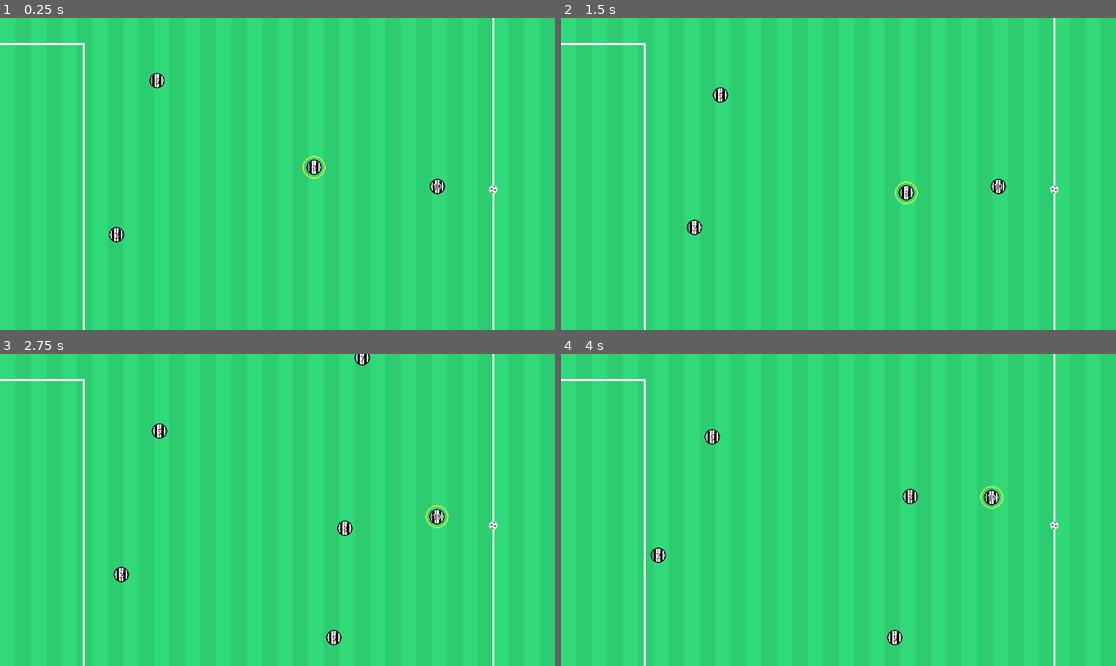
Above: before the commit, frames 1-4 (two rows, left to right).
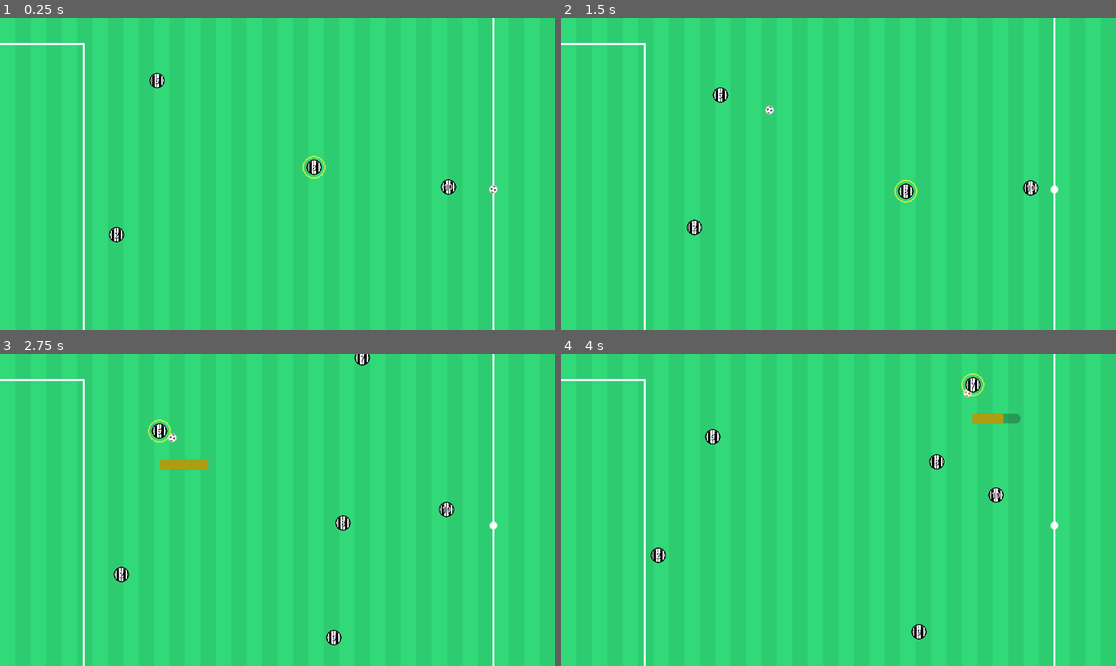
Above: after the commit, the same moments.

Repository: vikkio88/appalla
Game: Godot game, scene res://scenes/Match.tscn
Same seed, same stepped clock (60 frames per second), same inputs: the game is played once before the commit and once after it.
Inputs (mouse positions are in pixels of both pictures, inside the frame that each line leads up to):
- Up to frame 1 (0.25 s): no input
- Up to frame 2 (1.5 s): move the mouse to (677, 233) at 0.52 s; press the mouse at (677, 233) at 0.53 s; tap S (S) at 0.8, 1.35 s; move the mouse to (721, 96) at 1.27 s; release the mouse at (721, 96) at 1.28 s
- Up to frame 3 (2.75 s): click (160, 432) at 1.55 s; move the mouse to (344, 528) at 2.02 s; press the mouse at (344, 528) at 2.03 s; tap S (S) at 2.3 s
- Up to frame 4 (4 s): move the mouse to (921, 357) at 2.77 s; release the mouse at (921, 357) at 2.78 s; tap S (S) at 2.85, 3.8 s; click (921, 357) at 3.05 s; move the mouse to (894, 637) at 3.52 s; press the mouse at (894, 637) at 3.53 s

The runs differ from the first frame. In frame 1, 0.2% of the frame differs, in the area x 77-83%, y 51-57%; in frame 2, 0.5%; in frame 3, 0.8%; in frame 4, 1.2%, in the area x 25-90%, y 6-94%.

Commit message:
changing chasing logic

Diff:
--- /dev/null
+++ b/libs/Vars.gd
@@ -0,0 +1,4 @@
+extends Node
+class_name Vars
+
+const CENTER: Vector2 = Vector2(607, 355)
--- a/models/actors/ball.gd
+++ b/models/actors/ball.gd
@@ -21,6 +21,7 @@
 func shoot(direction: Vector2, force: float, player: Player):
 	velocity = direction * force
 	last_touched_by = player
+	MatchState.ball_owner = null
 	#EventBus.ball_possession_change.emit(null)
 
 
--- a/models/actors/players/Player.tscn
+++ b/models/actors/players/Player.tscn
@@ -12,6 +12,9 @@
 
 [sub_resource type="CircleShape2D" id="CircleShape2D_eluw5"]
 radius = 56.0
+
+[sub_resource type="CircleShape2D" id="CircleShape2D_87843"]
+radius = 150.0
 
 [node name="Player" type="CharacterBody2D"]
 scale = Vector2(0.5, 0.5)
@@ -49,15 +52,22 @@
 [node name="tick" type="Timer" parent="."]
 autostart = true
 
-[node name="Detector" type="Area2D" parent="."]
+[node name="Nearby" type="Area2D" parent="."]
 
-[node name="CollisionShape2D" type="CollisionShape2D" parent="Detector"]
+[node name="CollisionShape2D" type="CollisionShape2D" parent="Nearby"]
 shape = SubResource("CircleShape2D_eluw5")
 debug_color = Color(0.9622175, 0.06508561, 0.4672268, 0.41960785)
+
+[node name="Zone" type="Area2D" parent="."]
+
+[node name="CollisionShape2D" type="CollisionShape2D" parent="Zone"]
+shape = SubResource("CircleShape2D_87843")
 
 [connection signal="body_entered" from="BallPossession" to="." method="_on_ball_possession_body_entered"]
 [connection signal="body_exited" from="BallPossession" to="." method="_on_ball_possession_body_exited"]
 [connection signal="input_event" from="BallPossession" to="." method="_on_ball_possession_input_event"]
 [connection signal="timeout" from="tick" to="." method="_on_tick_timeout"]
-[connection signal="body_entered" from="Detector" to="." method="_on_detector_body_entered"]
-[connection signal="body_exited" from="Detector" to="." method="_on_detector_body_exited"]
+[connection signal="body_entered" from="Nearby" to="." method="_on_nearby_body_entered"]
+[connection signal="body_exited" from="Nearby" to="." method="_on_nearby_body_exited"]
+[connection signal="body_entered" from="Zone" to="." method="_on_zone_body_entered"]
+[connection signal="body_exited" from="Zone" to="." method="_on_zone_body_exited"]
--- a/models/actors/players/player.gd
+++ b/models/actors/players/player.gd
@@ -120,7 +120,8 @@
 	if (has_ball() and self.team == MatchState.user_side) or is_selected:
 		return
 
-	if decision == Ai.Decision.ChaseBall and MatchState.ball_position.distance_to(global_position) < TARGET_NEARBY * 20:
+	if decision == Ai.Decision.ChaseBall:
+		target = MatchState.ball_position
 		return
 
 	var variation := Vector2(
@@ -128,7 +129,7 @@
 			randf_range(-position_variation, position_variation)
 		)
 
-	if MatchState.ball_owner and MatchState.ball_owner.team == self.team and MatchState.ball_position.x > 650:
+	if (same_team(MatchState.ball_owner) and MatchState.ball_position.x > Vars.CENTER.x) or MatchState.ball_position.x > Vars.CENTER.x:
 		decision = Ai.Decision.Attack
 		target = attack_position + variation
 	else:
@@ -137,14 +138,28 @@
 
 
 var has_ball_owner_nearby = false
-func _on_detector_body_entered(body: Node2D) -> void:
+func _on_nearby_body_entered(body: Node2D) -> void:
 	if body is Player and not self.is_same(body):
 		if body.has_ball() and body.team == self.team:
 			print_debug("player %s detected teammate with ball %s" % [ self.number, body.number])
 			has_ball_owner_nearby = true
 
-func _on_detector_body_exited(body: Node2D) -> void:
+func _on_nearby_body_exited(body: Node2D) -> void:
 	if body is Player and not self.is_same(body):
 		if body.has_ball() and body.team == self.team:
 			print_debug("player %s detected teammate with ball %s leaving" % [ self.number, body.number])
 			has_ball_owner_nearby = false
+
+func same_team(other: Player) -> bool:
+	return other and self.team == other.team
+
+func _on_zone_body_entered(body: Node2D) -> void:
+	if body is Ball and not self.same_team(MatchState.ball_owner):
+		print("ball entered")
+		decision = Ai.Decision.ChaseBall
+		target = body.global_position
+
+
+func _on_zone_body_exited(body: Node2D) -> void:
+	if body is Ball and not self.same_team(MatchState.ball_owner):
+		decision = Ai.Decision.Wait
--- a/scenes/match.gd
+++ b/scenes/match.gd
@@ -1,6 +1,4 @@
 extends Node2D
-
-const CENTER = Vector2(607, 355)
 
 @onready var selected_player: Player
 @onready var ball: Node2D = $Ball
@@ -25,7 +23,7 @@
 
 func goal(player: Player, side: Enums.TeamSide):
 	print_debug("goal! side: %s player: %s" % [side, player.number])
-	ball.global_position = CENTER
+	ball.global_position = Vars.CENTER
 
 func closest_player(players: Array, ball_position: Vector2) -> Player:
 	var closest: Player = null
Not shown, added: libs/Vars.gd.uid
Not shown: 1 places in models/actors/players/Player.tscn that only renumber resources
